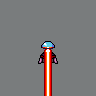
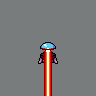
Before/after of a 96 x 96 layered artwork. What changed in the layer stack:
renamed "Layer 1 copy 4" to "3", hid it, moved it above "2" over [39, 41, 57, 63]
renamed "Layer 1" to "1", showed it over [39, 42, 57, 63]
